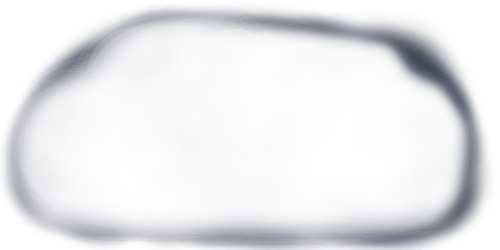
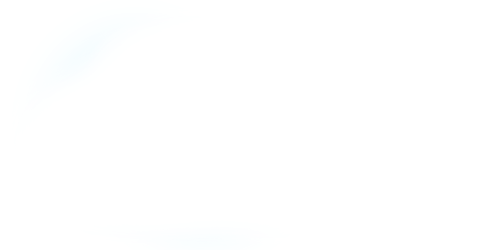
Comparing the layer stacks of the two 500 x 250 images. Changes:
moved "Layer copy #4" above "Layer copy #1", painted on it over (x1=0, y1=5, x2=480, y2=250)
moved "Layer copy #5" above "Layer copy", painted on it over (x1=0, y1=5, x2=487, y2=250)
painted on "Layer copy #6" over (x1=0, y1=2, x2=490, y2=250)
painted on "Layer copy #7" over (x1=0, y1=2, x2=490, y2=250)
painted on "Layer copy #8" over (x1=0, y1=2, x2=496, y2=250)
renamed "Layer" to "Layer copy #9", painted on it over (x1=0, y1=2, x2=496, y2=250)
moved "Layer copy #3" below "Layer copy #9", painted on it over (x1=0, y1=2, x2=496, y2=250)
